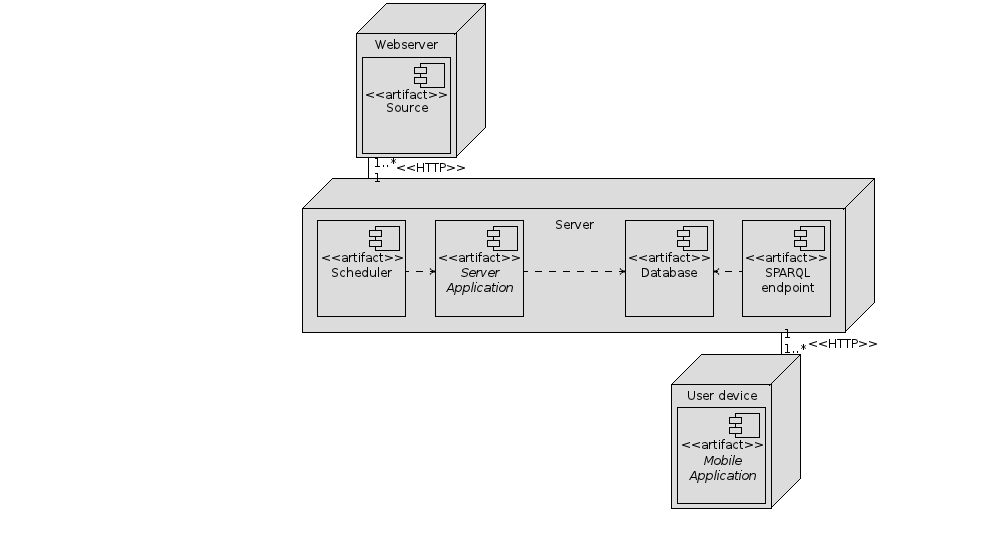
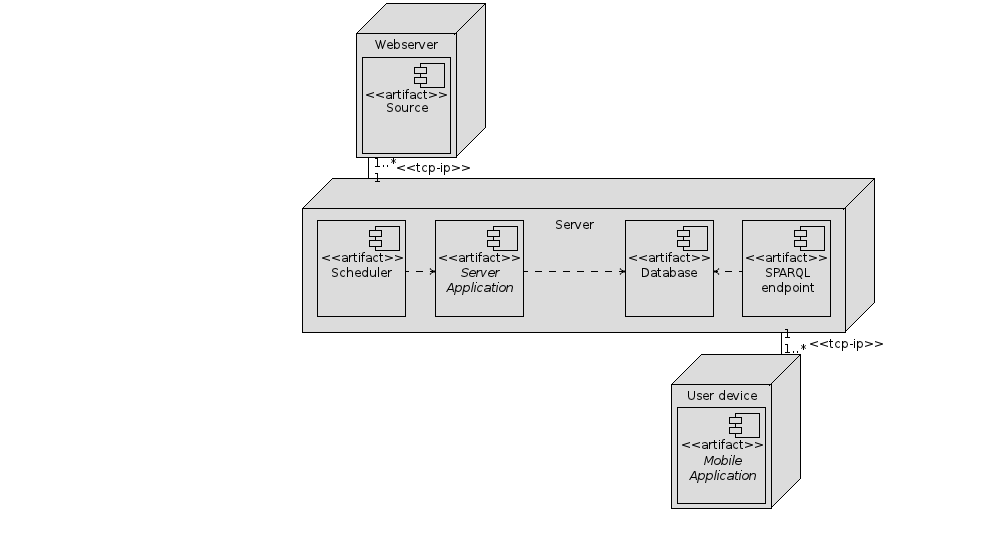
Layer changes from the first (990, 550) image to the second:
renamed "<<HTTP>>#1" to "<<tcp-ip>>#1", painted on it over (x1=416, y1=163, x2=470, y2=175)
renamed "<<HTTP>>" to "<<tcp-ip>>", painted on it over (x1=809, y1=339, x2=883, y2=351)
